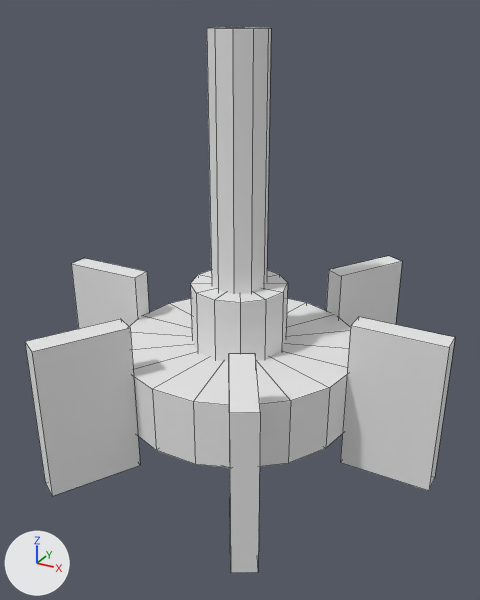
What one commit did to the OBJ model assets/3DModel/blockbench/mill.obj.
Rendered twice from a camera (50 mm lens) standing at (1.17, -1.715, 1.036) and looking at (0.514, -0.522, 0.439). The axes (+X, +Y, +Z) are drawn at lower left. The lights are the same throughout. The first picture is the older version. Mesh edges are drawn as thin lines. Where no turn or scale is listed for an object, it has been applied to the vertices.

Names of what the first picture shows: 'axle', 'hub', 'paddle0', 'paddle1', 'paddle2', 'paddle3', 'paddle5', 'rim'.
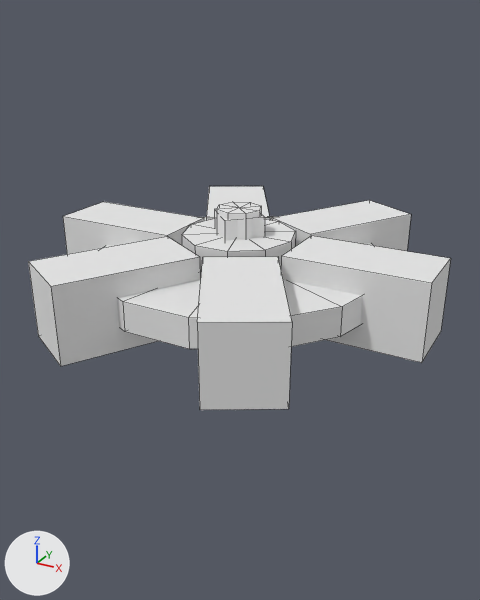
Diff of the bpy script that builds the scene:
```diff
--- a/assets/3DModel/blockbench/mill.obj.py
+++ b/assets/3DModel/blockbench/mill.obj.py
@@ me_axle @@
-me_axle.from_pydata(...)  # 22 vertices, 30 faces; spans x 0.438..0.562, y -0.559..-0.441, z 0.0..1.0
+me_axle.from_pydata(...)  # 18 vertices, 24 faces; spans x 0.45..0.55, y -0.55..-0.45, z 0.356..0.644
+# me_axle part 1: 22 vertices removed from x 0.438..0.562, y -0.559..-0.441, z 0.0..1.0
+# me_axle part 2: 18 vertices added at x 0.45..0.55, y -0.55..-0.45, z 0.356..0.644, forming an 8-sided cylinder along z
 me_axle.materials.append(mat_none)
@@ me_hub @@
-me_hub.from_pydata(...)  # 26 vertices, 36 faces; spans x 0.391..0.609, y -0.609..-0.391, z 0.156..0.469
+me_hub.from_pydata(...)  # 22 vertices, 30 faces; spans x 0.375..0.625, y -0.619..-0.381, z 0.413..0.588
+# me_hub part 3: the whole mesh is rebuilt
 me_hub.materials.append(mat_none)
@@ me_paddle_5 @@
+me_paddle_5.from_pydata([(0.654, -0.916, 0.581), (0.784, -0.841, 0.581), (0.654, -0.916, 0.419), (0.784, -0.841, 0.419), (0.634, -0.582, 0.581), (0.504, -0.657, 0.581), (0.634, -0.582, 0.419), (0.504, -0.657, 0.419)], [], [(3, 6, 4, 1), (2, 3, 1, 0), (7, 2, 0, 5), (6, 7, 5, 4), (5, 0, 1, 4), (6, 3, 2, 7)])
+me_paddle_5.materials.append(mat_m_a71518de_b439_7559_5331_1d755a10ae8f)  # white #e7e7e7
@@ me_paddle_4 @@
+me_paddle_4.from_pydata([(0.216, -0.841, 0.581), (0.346, -0.916, 0.581), (0.216, -0.841, 0.419), (0.346, -0.916, 0.419), (0.496, -0.657, 0.581), (0.366, -0.582, 0.581), (0.496, -0.657, 0.419), (0.366, -0.582, 0.419)], [], [(3, 6, 4, 1), (2, 3, 1, 0), (7, 2, 0, 5), (6, 7, 5, 4), (5, 0, 1, 4), (6, 3, 2, 7)])
+me_paddle_4.materials.append(mat_m_a71518de_b439_7559_5331_1d755a10ae8f)  # white #e7e7e7
@@ me_paddle_2 @@
+me_paddle_2.from_pydata([(0.346, -0.084, 0.581), (0.216, -0.159, 0.581), (0.346, -0.084, 0.419), (0.216, -0.159, 0.419), (0.366, -0.418, 0.581), (0.496, -0.343, 0.581), (0.366, -0.418, 0.419), (0.496, -0.343, 0.419)], [], [(3, 6, 4, 1), (2, 3, 1, 0), (7, 2, 0, 5), (6, 7, 5, 4), (5, 0, 1, 4), (6, 3, 2, 7)])
+me_paddle_2.materials.append(mat_m_a71518de_b439_7559_5331_1d755a10ae8f)  # white #e7e7e7
@@ me_paddle_1 @@
+me_paddle_1.from_pydata([(0.784, -0.159, 0.581), (0.654, -0.084, 0.581), (0.784, -0.159, 0.419), (0.654, -0.084, 0.419), (0.504, -0.343, 0.581), (0.634, -0.418, 0.581), (0.504, -0.343, 0.419), (0.634, -0.418, 0.419)], [], [(3, 6, 4, 1), (2, 3, 1, 0), (7, 2, 0, 5), (6, 7, 5, 4), (5, 0, 1, 4), (6, 3, 2, 7)])
+me_paddle_1.materials.append(mat_m_a71518de_b439_7559_5331_1d755a10ae8f)  # white #e7e7e7
@@ me_band_a @@
+me_band_a.from_pydata([(0.562, -0.5, 0.631), (0.5, -0.438, 0.631), (0.562, -0.5, 0.369), (0.5, -0.438, 0.369), (0.438, -0.5, 0.631), (0.5, -0.562, 0.631), (0.438, -0.5, 0.369), (0.5, -0.562, 0.369)], [], [(3, 6, 4, 1), (2, 3, 1, 0), (7, 2, 0, 5), (6, 7, 5, 4), (5, 0, 1, 4), (6, 3, 2, 7)])
+me_band_a.materials.append(mat_m_a71518de_b439_7559_5331_1d755a10ae8f)  # white #e7e7e7
@@ ob_paddle0 @@
-ob_paddle0 = bpy.data.objects.new('paddle0', me_paddle0)
@@ ob_paddle1 @@
-ob_paddle1 = bpy.data.objects.new('paddle1', me_paddle1)
@@ ob_paddle2 @@
-ob_paddle2 = bpy.data.objects.new('paddle2', me_paddle2)
@@ ob_paddle3 @@
-ob_paddle3 = bpy.data.objects.new('paddle3', me_paddle3)
@@ ob_paddle5 @@
-ob_paddle5 = bpy.data.objects.new('paddle5', me_paddle5)
@@ ob_rim @@
-ob_rim = bpy.data.objects.new('rim', me_rim)
@@ ob_paddle_5 @@
+ob_paddle_5 = bpy.data.objects.new('paddle_5', me_paddle_5)
+ob_paddle_5.location = (0.0, 0.0, 0.0)
@@ ob_paddle_4 @@
+ob_paddle_4 = bpy.data.objects.new('paddle_4', me_paddle_4)
+ob_paddle_4.location = (0.0, 0.0, 0.0)
@@ ob_paddle_3 @@
+ob_paddle_3 = bpy.data.objects.new('paddle_3', me_paddle_3)  # a box spanning x 0.062..0.362, y -0.575..-0.425, z 0.419..0.581; in mat_m_a71518de_b439_7559_5331_1d755a10ae8f (white #e7e7e7)
+ob_paddle_3.location = (0.0, 0.0, 0.0)
@@ ob_paddle_2 @@
+ob_paddle_2 = bpy.data.objects.new('paddle_2', me_paddle_2)
+ob_paddle_2.location = (0.0, 0.0, 0.0)
@@ ob_paddle_1 @@
+ob_paddle_1 = bpy.data.objects.new('paddle_1', me_paddle_1)
+ob_paddle_1.location = (0.0, 0.0, 0.0)
@@ ob_paddle_0 @@
+ob_paddle_0 = bpy.data.objects.new('paddle_0', me_paddle_0)  # a box spanning x 0.638..0.938, y -0.575..-0.425, z 0.419..0.581; in mat_m_a71518de_b439_7559_5331_1d755a10ae8f (white #e7e7e7)
+ob_paddle_0.location = (0.0, 0.0, 0.0)
@@ ob_disc @@
+ob_disc = bpy.data.objects.new('disc', me_disc)  # a 14-sided cylinder along z spanning x 0.172..0.828, y -0.82..-0.18, z 0.469..0.531; in mat_none (white #e7e7e7)
+ob_disc.location = (0.0, 0.0, 0.0)
@@ ob_band_a @@
+ob_band_a = bpy.data.objects.new('band_a', me_band_a)
+ob_band_a.location = (0.0, 0.0, 0.0)
```

Where the change shows, as pixel boxes (x1, y1, x2, y2) in the pictures (480 x 600 px):
'rim', deleted: before (129, 298, 350, 468)
'axle', reshaped: before (207, 27, 271, 468); after (217, 202, 261, 240)
'paddle2', deleted: before (25, 319, 140, 496)
'paddle0', deleted: before (340, 317, 455, 491)
'paddle_5', added: after (197, 257, 292, 410)
'paddle_4', added: after (28, 237, 200, 366)
'paddle_0', added: after (281, 236, 451, 363)
'hub', reshaped: before (191, 270, 288, 362); after (182, 218, 296, 272)
'disc', added: after (102, 216, 373, 349)
'paddle1', deleted: before (229, 354, 260, 573)
'paddle_3', added: after (63, 202, 204, 254)
'paddle_1', added: after (272, 200, 411, 251)
'paddle3', deleted: before (72, 258, 149, 329)
'paddle5', deleted: before (326, 256, 402, 326)
'paddle_2', added: after (206, 186, 270, 220)
'band_a', added: after (214, 209, 265, 241)
part 1 of me_axle, deleted: before (207, 27, 271, 468)
part 2 of me_axle, added: after (217, 202, 261, 240)
